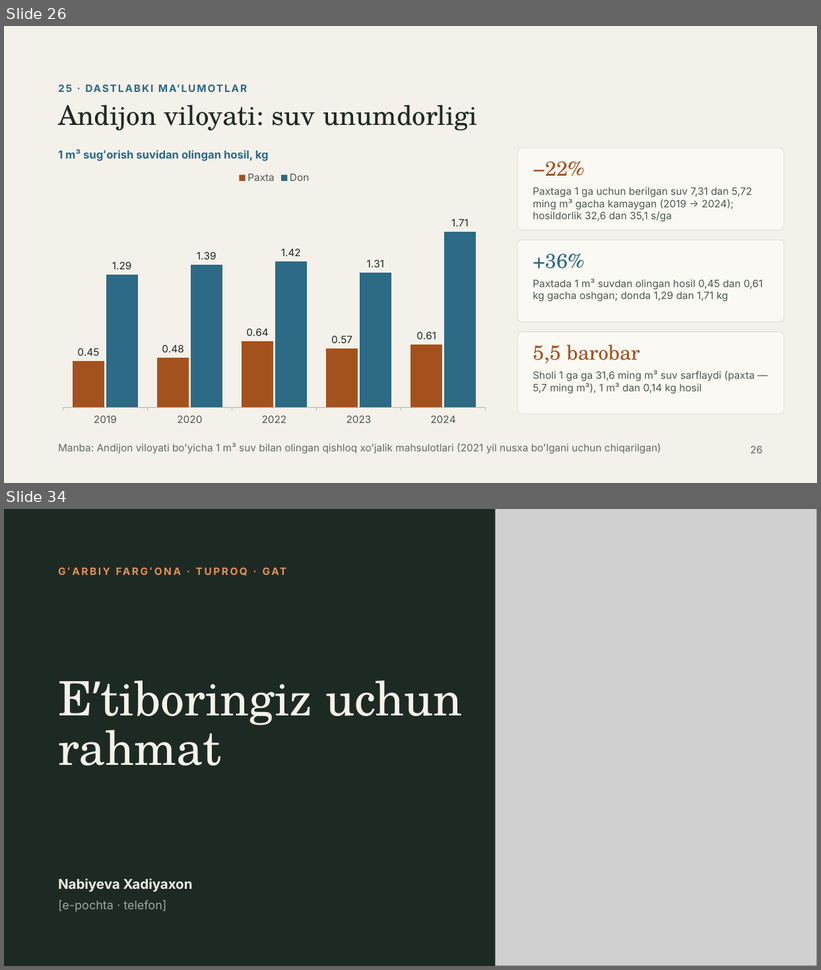
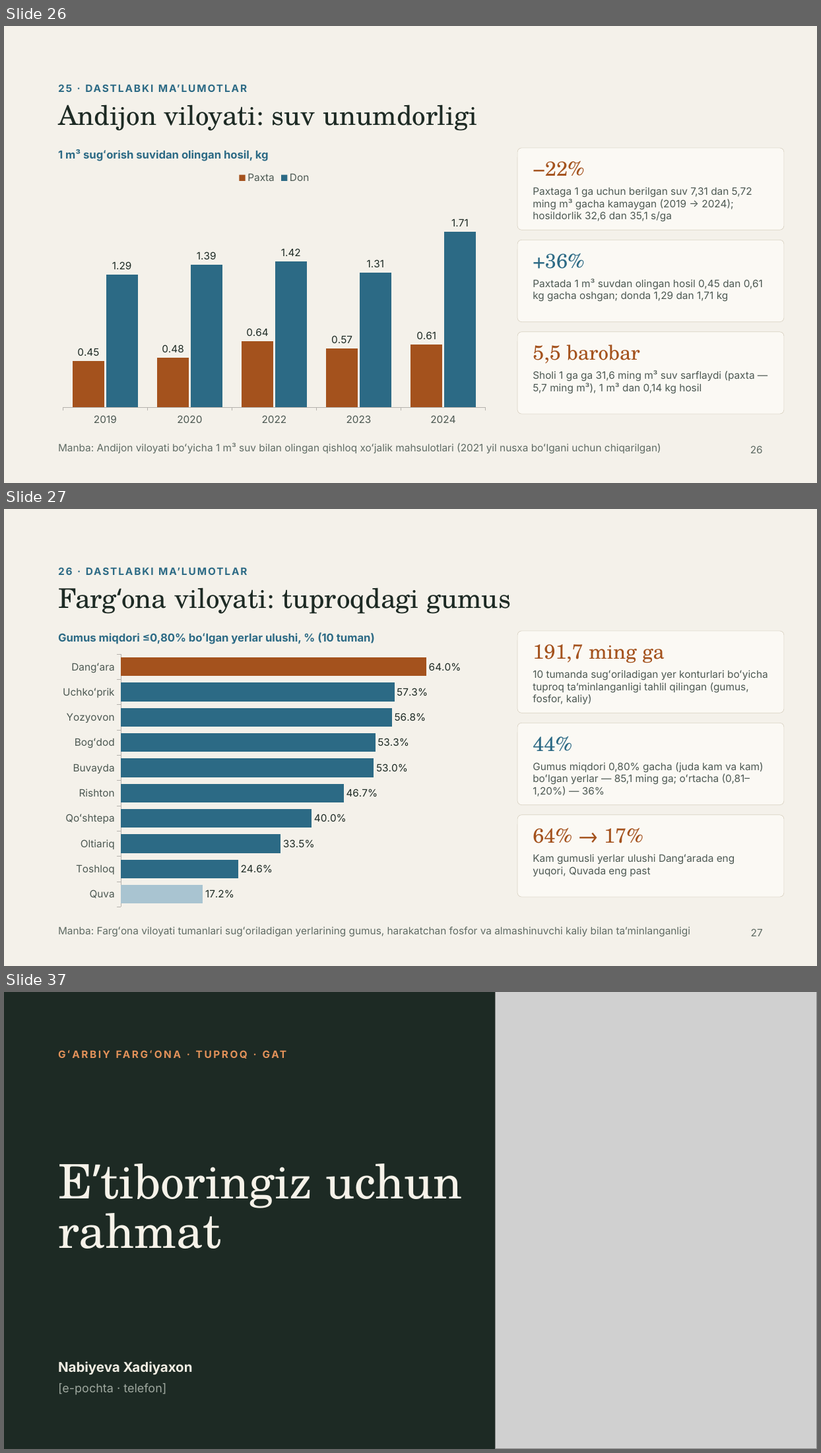
Before and after one commit to Rasuljon007/mirzohid-loyiha, a slide deck: Garbiy_Farg_ona_tuproqlari_GAT_asosida_bashoratlash.pptx. Shown one above the other, each under a label of ours: slides 26 and 34 before the commit, slides 26, 27 and 37 after it; the slides between them are not shown. The pictures are 821x970 and 821x1453 pixels, drawn with LibreOffice and Linux fonts; fonts in the diff are those of the drawing; grey boxes stand for pictures. Boxes give left, top, right and bottom in pixels: in the first picture for what was removed or moved away, otherwise in the second. Text is boxed around its words. In the diff, an @@ line names an element or a change of style, - is before the commit and + after.

```diff
--- a/Garbiy_Farg_ona_tuproqlari_GAT_asosida_bashoratlash.pptx
+++ b/Garbiy_Farg_ona_tuproqlari_GAT_asosida_bashoratlash.pptx
@@ slide 27 added at (4, 509, 817, 966), background #F4F1EA @@
@@ text added at (58, 563, 784, 579), 12 pt, text #2C6A85, bold @@
+26 · DASTLABKI MAʼLUMOTLAR
@@ title added at (174, 588, 511, 614), 32 pt, text #1D2A24 @@
+Fargʻona viloyati: tuproqdagi gumus
@@ text added at (58, 632, 375, 644), 13 pt, text #2C6A85, bold @@
+Gumus miqdori ≤0,80% boʻlgan yerlar ulushi, % (10 tuman)
@@ rounded rectangle added at (517, 631, 784, 714), fill #FBF9F4, outline #D9D2C3 0.5 pt @@
@@ text added at (533, 644, 664, 663), 24 pt, text #A4521D @@
+191,7 ming ga
@@ bar chart added at (54, 650, 488, 913) @@
+categories: Dangʻara, Uchkoʻprik, Yozyovon, Bogʻdod, Buvayda, Rishton, Qoʻshtepa, Oltiariq, Toshloq, Quva
+Series 1: 64, 57.3, 56.8, 53.3, 53, 46.7, 40, 33.5, 24.6, 17.2
@@ text added at (533, 670, 768, 704), 12 pt, text #4C5852 @@
+10 tumanda sugʻoriladigan yer konturlari boʻyicha tuproq taʼminlanganligi tahlil qilingan (gumus, fosfor, kaliy)
@@ rounded rectangle added at (517, 723, 784, 805), fill #FBF9F4, outline #D9D2C3 0.5 pt @@
@@ text added at (533, 736, 572, 751), 24 pt, text #2C6A85 @@
+44%
@@ text added at (533, 762, 764, 797), 12 pt, text #4C5852 @@
+Gumus miqdori 0,80% gacha (juda kam va kam) boʻlgan yerlar — 85,1 ming ga; oʻrtacha (0,81–1,20%) — 36%
@@ rounded rectangle added at (517, 815, 784, 898), fill #FBF9F4, outline #D9D2C3 0.5 pt @@
@@ text added at (533, 828, 644, 844), 24 pt, text #A4521D @@
+64% → 17%
@@ text added at (533, 854, 735, 877), 12 pt, text #4C5852 @@
+Kam gumusli yerlar ulushi Dangʻarada eng yuqori, Quvada eng past
@@ text added at (58, 927, 691, 937), 12 pt, text #5F6B64 @@
+Manba: Fargʻona viloyati tumanlari sugʻoriladigan yerlarining gumus, harakatchan fosfor va almashinuvchi kaliy bilan taʼminlanganligi
@@ text added at (751, 929, 763, 937), 12 pt, text #5F6B64 @@
+27
@@ what was slide 34 is now slide 37 @@
```
Also in this commit, not shown: 7 slides changed, 2 other slides added.
